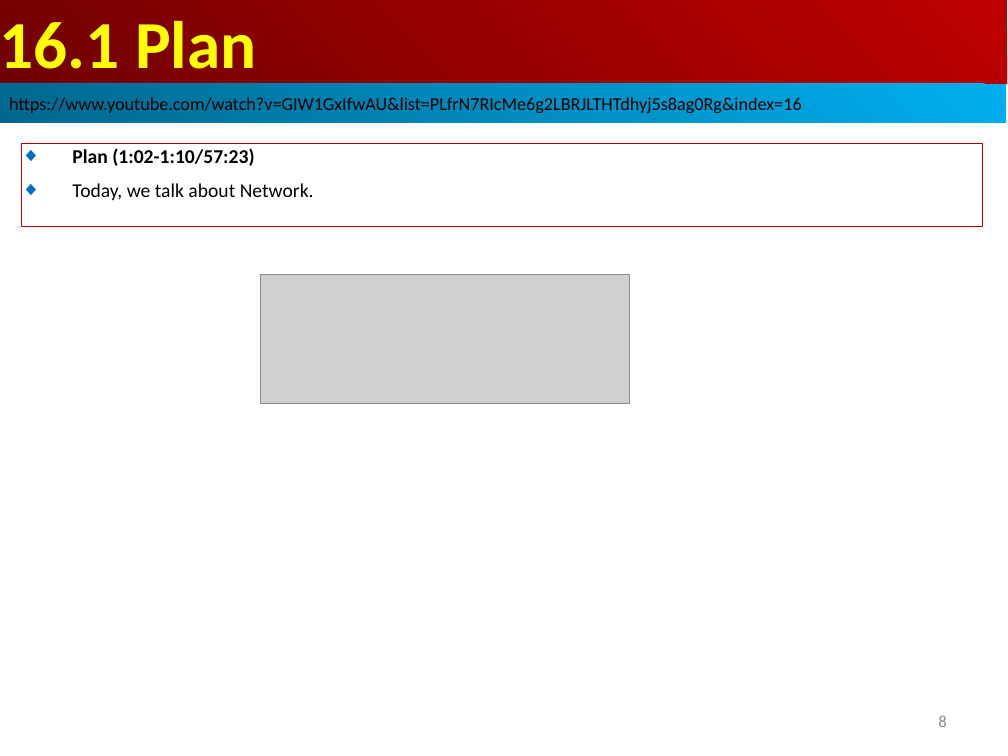
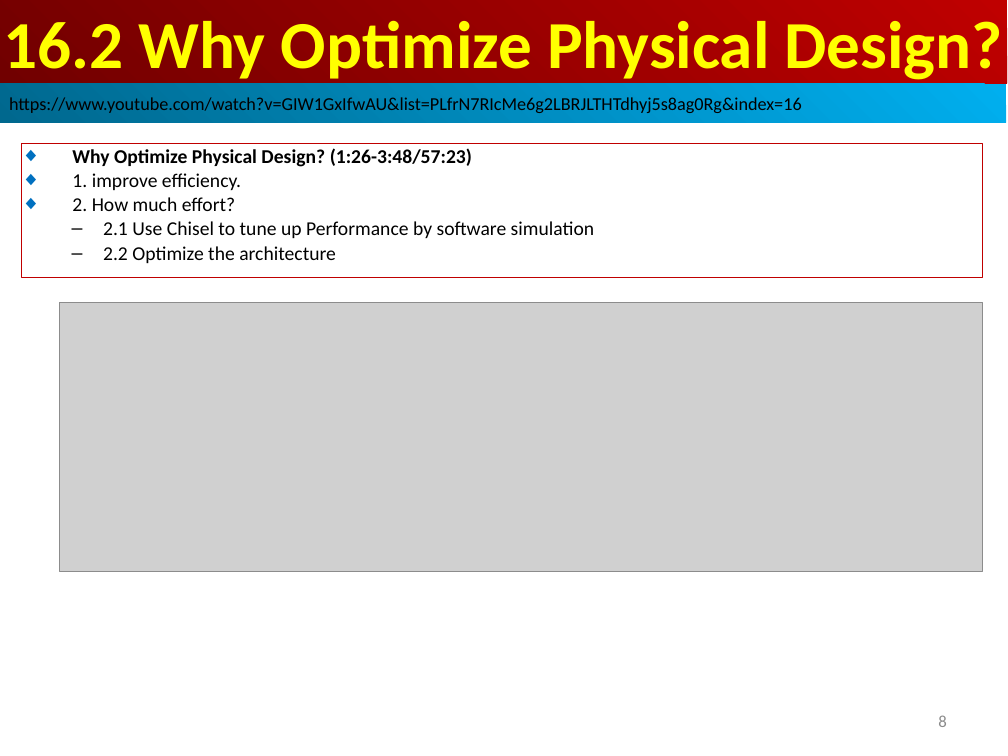
Before and after one commit to peterhchen/AIU_CS800_Chisel, a slide deck: slide 8 of 500_UCSC_HWD/016_Memory/000_Video/016.Memory.ppt. Drawn at 1008x756 pixels with LibreOffice and Linux fonts; fonts in the diff are those of the drawing; grey boxes stand for pictures. Boxes give left, top, right and bottom in pixels: in the first picture for what was removed or moved away, otherwise in the second. Text is boxed around its words. In the diff, an @@ line names an element or a change of style, - is before the commit and + after.

```diff
--- a/500_UCSC_HWD/016_Memory/000_Video/016.Memory.ppt
+++ b/500_UCSC_HWD/016_Memory/000_Video/016.Memory.ppt
@@ text in rectangle at (3,20,1003,85): text changed @@
-16.1 Plan
+16.2 Why Optimize Physical Design?
@@ rectangle removed at (21,143,983,227) @@
-◆ Plan (1:02-1:10/57:23)
-◆ Today, we talk about Network.
@@ rectangle added at (21,143,983,277), outline #C00000 0.74 pt, 14 pt, text #000000 @@
+◆ Why Optimize Physical Design? (1:26-3:48/57:23)
+◆ 1. improve efficiency.
+◆ 2. How much effort?
+  – 2.1 Use Chisel to tune up Performance by software simulation
+  – 2.2 Optimize the architecture
@@ picture: place and size @@
-picture at (260,274,630,403)
+picture at (59,302,983,572)
```
Also in this commit, not shown: 4 other slides changed, 35 slides added, 2 slides removed.
